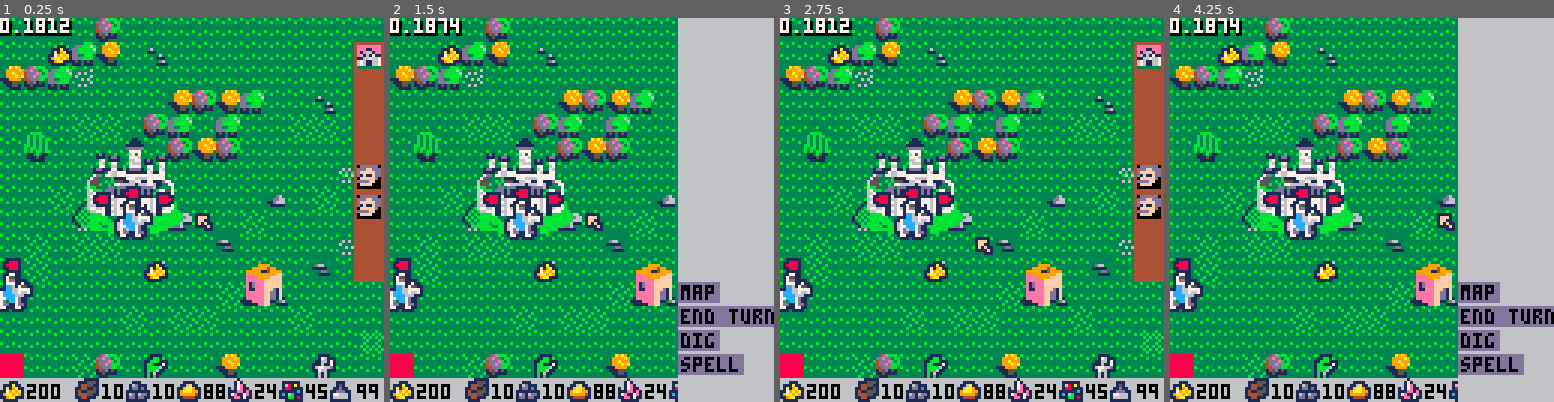
Above: before the commit, frames 1-4 (left to right).
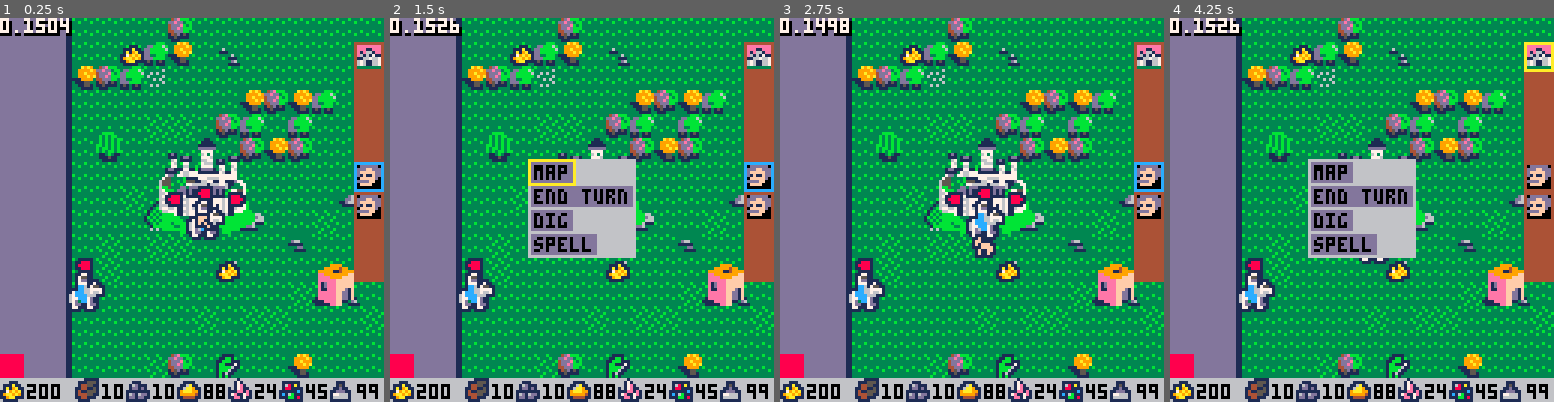
Above: after the commit, the same moments.

Repository: pvan/pico8
Game: PICO-8 cartridge heroes.p8
Same seed, same stepped clock (60 frames per second), same inputs: the game is played once before the commit and once after it.
Inputs:
- Up to frame 1 (0.25 s): no input
- Up to frame 2 (1.5 s): tap O (Z key) at 0.33, 0.7, 1.43 s; tap X (X key) at 1.07 s
- Up to frame 3 (2.75 s): hold Left 1.97-2.37 s; tap X (X key) at 2.07, 2.4, 2.73 s; tap O (Z key) at 2.22 s; hold Down from 2.42 s (still down)
- Up to frame 4 (4.25 s): release Down at 2.82 s; hold Right 2.87-3.53 s; tap X (X key) every 0.33 s from 3.07 to 4.07 s; tap O (Z key) at 3.1, 3.98 s; hold Up 3.58-4.08 s; hold Right from 4.13 s (still down)

The runs differ from the first frame. In frame 1, 40% of the frame differs, in the area x 0-100%, y 0-94%; in frame 2, 62%; in frame 3, 41%; in frame 4, 63%, in the area x 0-100%, y 0-100%.

Commit message:
heroes: change selection via menu

Diff:
--- a/heroes.p8
+++ b/heroes.p8
@@ -5,6 +5,7 @@
 
 --todo:
 --walking thru open mob
+--sorting castles/etc (move pos to lowest point, eg -x,-y col)
 
 
 --notes:
@@ -30,8 +31,8 @@
 function _init()
  --music(0)
 
- create_i2tile()
- build_i2zone()
+ menuleft=true
+
 
  red_plr=create_player(8)
  green_plr=create_player(11)
@@ -43,8 +44,6 @@
   green_plr,
   blue_plr
  }
-
- cp=red_plr
 
  tc=spawn("castle",3,5)
  red_plr.castles[1]=tc
@@ -62,6 +61,16 @@
  blue_plr.castles[1]=tc
  blue_plr.heroes[1]=
  	spawn("hero",tc.x+2,tc.y+3)
+
+
+ cp=red_plr
+ if cp.heroes[1]!=nil then
+  select(cp.heroes[1])
+ elseif cp.castles[1]!=nil then
+  select(cp.castles[1])
+ else
+  stop("player has no castles or heroes")
+ end
 
 
 	spawn("testhouse",10,10)
@@ -76,6 +85,7 @@
  --after populating map
  --(and whenever anything moves)
  create_i2tile()
+ build_i2zone()
 
 end
 
@@ -129,16 +139,15 @@
 end
 
 function update_camera()
---camera
  camgap = 32
  if curx>camx+64+camgap then camx+=2 end
  if curx<camx+64-camgap then camx-=2 end
  if cury>camy+64+camgap then camy+=2 end
  if cury<camy+64-camgap then camy-=2 end
- camx=max(camx,-worldborder)
- camy=max(camy,-worldborder)
- camx=min(camx,(tilesw-1)*8-128+worldborder*2) --minus size of camera
- camy=min(camy,(tilesh-1)*8-128+worldborder*2)
+-- camx=max(camx,-worldborder)
+-- camy=max(camy,-worldborder)
+-- camx=min(camx,(tilesw-1)*8-128+worldborder*2) --minus size of camera
+-- camy=min(camy,(tilesh-1)*8-128+worldborder*2)
 end
 
 function _update()
@@ -193,7 +202,7 @@
 
 
  if hud_menu_open then
-  update_hud_menu()
+  update_menu()
   return
  end
 
@@ -222,11 +231,11 @@
  end
 
  --clear path if sel change
- if (lsel==nil) lsel="no object" --not nil b/c sel could be nil and we want to detect changes
- if (lsel!=sel and sel!=nil) then
+ if (lsel2==nil) lsel2="no object" --not nil b/c sel could be nil and we want to detect changes
+ if (lsel2!=sel and sel!=nil) then
   path={}
  end
- lsel=sel
+ lsel2=sel
 
  --needed?
 -- if lselmvx==nil and lselmvy==nil then
@@ -265,7 +274,7 @@
 
 function _draw()
 
-	cls()
+--	cls()
 
 	camera(camx,camy)
 
@@ -374,18 +383,57 @@
 -- obj=i2obj[ci]
 -- print(obj.type)
 
-end
-
+
+end
+
+
+
+lsel="no obj"
+function select(obj)
+ sel=obj
+ if sel!=lsel then
+	 curx,cury=sel.x*8,sel.y*8
+	 if sel.type=="castle" then
+	  curx+=2*8
+	  cury+=3*8
+	 end
+	 camx,camy=curx-64,cury-64
+	 --update_camera()
+ end
+ lsel=sel
+end
 
 
 menuselx=0
 menusely=0
-function update_hud_menu()
-
- if (btnp(⬅️)) menuselx-=1
- if (btnp(➡️)) menuselx+=1
- if (btnp(⬆️)) menusely-=1
- if (btnp(⬇️)) menusely+=1
+function update_menu()
+
+ ports={}
+ i=1
+ for h in all(cp.castles) do
+  add(ports,h)
+  if (sel==h) selport=i
+  i+=1
+ end
+ for h in all(cp.heroes) do
+  add(ports,h)
+  if (sel==h) selport=i
+  i+=1
+ end
+
+ if (btnp(⬅️)) menuleft=true
+ if (btnp(➡️)) menuleft=false
+ if menuleft then
+  if (btnp(⬆️)) menusel-=1
+  if (btnp(⬇️)) menusel+=1
+  menusel=mid(menusel,1,#buttons)
+ else
+  if (btnp(⬆️)) selport-=1
+  if (btnp(⬇️)) selport+=1
+  selport=mid(selport,1,#ports)
+ end
+
+ select(ports[selport])
 
 end
 
@@ -399,7 +447,12 @@
  rectfill2(x,y,10,10*4,4)
  palt(0,false)
  for h in all(cp.castles) do
-  if (sel==h) rect2({x,y,10,10},10)
+  if (sel==h) then
+   rect2({x,y,10,10},12)
+   if (not menuleft and hud_menu_open) then
+    rect2({x,y,10,10},10)
+   end
+  end
   spr(202,x+1,y+1)
   y+=10
  end
@@ -413,7 +466,12 @@
  rectfill2(x,y,10,10*4,4)
  palt(0,false)
  for h in all(cp.heroes) do
-  if (sel==h) rect2({x,y,10,10},10)
+  if (sel==h) then
+   rect2({x,y,10,10},12)
+   if (not menuleft and hud_menu_open) then
+    rect2({x,y,10,10},10)
+   end
+  end
   spr(201,x+1,y+1)
   y+=10
  end
@@ -443,36 +501,49 @@
 
 end
 
+
+--menu buttons
+buttons={
+ "map",
+ "end turn",
+ "dig",
+ "spell",
+}
+
 function draw_menu()
 
-
  --menu
- mw=32
- mh=128
- mx=128-mw
- my=0
- rectfill2(mx,my,mw,mh,6)
-
- buttons={
-  "map",
-  "end turn",
-  "dig",
-  "spell",
- }
+
+ longb=0
+ for b in all(buttons) do
+  if #b>longb then
+   longb=#b
+  end
+ end
+ mw=longb*4+2
+ mh=#buttons*8
+ mx=63-mw/2
+ my=63-mh/2
+ rectfill2(mx,my,mw+2,mh+1,6)
 
 
  --buttons
- local x,y=mx,my+mh-#buttons*8-8
+ local x,y=mx+1,my+1
  for b in all(buttons) do
   rectfill2(x,y,#b*4+2,7,13)
   print(b,x+1,y+1,0)
   y+=8
  end
 
- --right side bar
- for hero in all(cp.heroes) do
-  rectfill2(128-20,64,20,10,6)
- end
+ if menuleft then
+  rect2({mx,my+menusel*8-8,
+   #buttons[menusel]*4+4,9},10)
+ end
+
+-- --right side bar
+-- for hero in all(cp.heroes) do
+--  rectfill2(128-20,64,20,10,6)
+-- end
 
 end
 
@@ -946,23 +1017,33 @@
 
 function draw_overworld()
 
- cls(3)
-
-
- --border around world
- --(see worldborder)
- for x=0,tilesw-1 do
-  spr(97, x*8, -8)
-  spr(97, x*8, worldh+8)
- end
- for y=0,tilesh-1 do
-  spr(96, -8, y*8)
-  spr(96, worldw+8, y*8)
- end
- spr(64, -8,-8)
- spr(65, worldw+8,-8)
- spr(80, -8,worldh+8)
- spr(81, worldw+8,worldh+8)
+ cls(13)
+ rect(-1,-1,tilesw*8,tilesh*8,1)
+ rect(-2,-2,tilesw*8+1,tilesh*8+1,1)
+-- for x=camx,camx+128,8 do
+--  for y=camy,camy+128,8 do
+--   if x<0 or x>128 or
+--      y<0 or y>128
+--   then
+--    spr(112,x,y)
+--   end
+--  end
+-- end
+
+-- --border around world
+-- --(see worldborder)
+-- for x=0,tilesw-1 do
+--  spr(97, x*8, -8)
+--  spr(97, x*8, worldh+8)
+-- end
+-- for y=0,tilesh-1 do
+--  spr(96, -8, y*8)
+--  spr(96, worldw+8, y*8)
+-- end
+-- spr(64, -8,-8)
+-- spr(65, worldw+8,-8)
+-- spr(80, -8,worldh+8)
+-- spr(81, worldw+8,worldh+8)
 
 
 
Not shown, changed: 32 lines of the sprite sheet (__gfx__) section of heroes.p8
